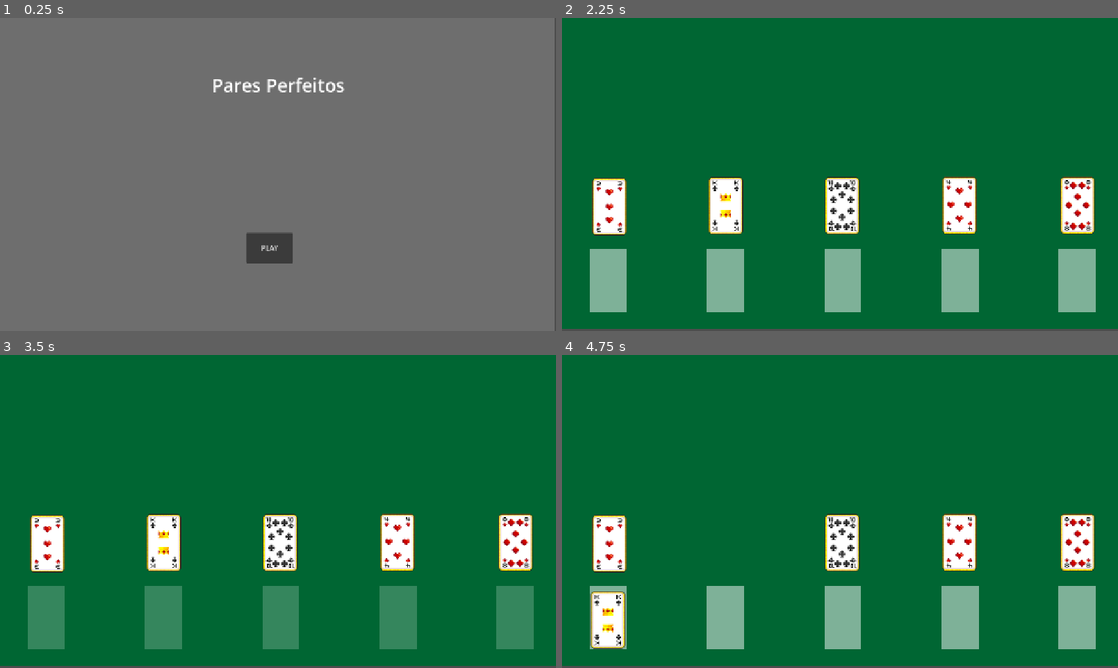
Above: before the commit, frames 1-4 (two rows, left to right).
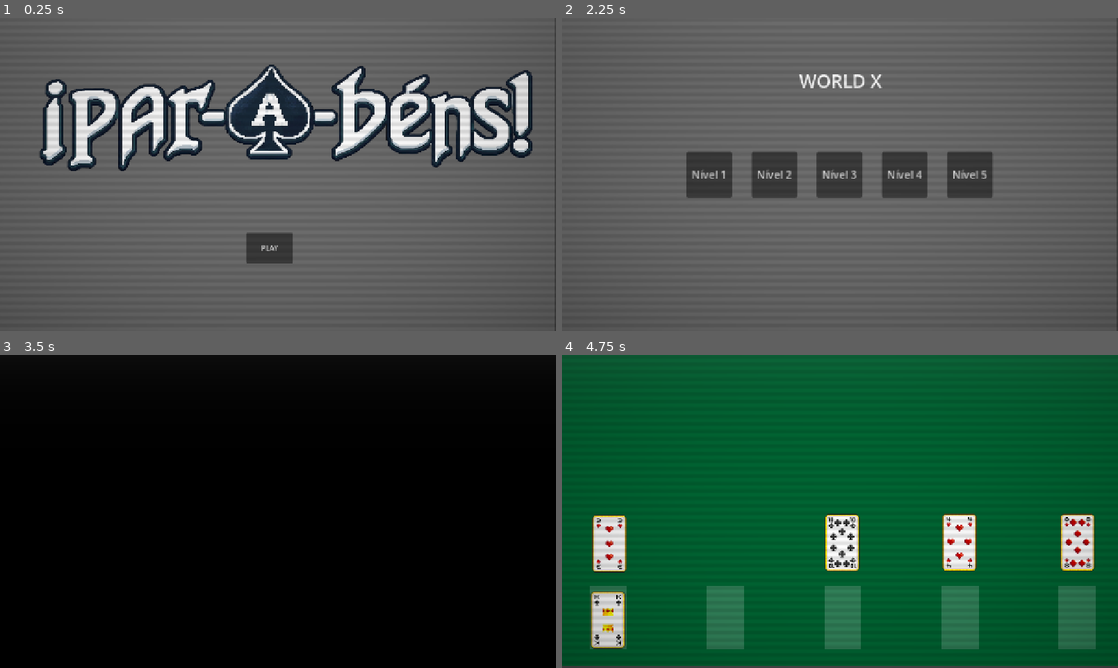
Above: after the commit, the same moments.

Repository: garc1a04/pares-perfeito
Game: Godot game, scene res://root.tscn
Two runs of this game, one before a commit and one after it. Both use one fixed random seed, a clock stepped at 60 frames per second and the inputs below.
Inputs (mouse positions are in pixels of both pictures, inside the frame that each line leads up to):
- Up to frame 1 (0.25 s): no input
- Up to frame 2 (2.25 s): click "PLAY" at 0.5 s; click "Mundo 1" at 1.25 s; click "Nível 1" at 2 s
- Up to frame 3 (3.5 s): click (211, 511) at 2.75 s, where only the run after the commit has a clickable "Nível 2"
- Up to frame 4 (4.75 s): tap Enter at 3.5 s; move the mouse to (962, 495) at 3.52 s; click (962, 495) at 3.67 s; drag from (728, 527) to (606, 621) at 4.27 s

The runs differ from the first frame. In frame 1, 23% of the frame differs, in the area x 0-100%, y 0-100%; in frame 2, 99%; in frame 3, 100%; in frame 4, 11%.

Commit message:
Musica, shaders e transição

Diff:
--- /dev/null
+++ b/assets/Playing Cards Pixelart Asset Pack/Shaders/crt.gdshader
@@ -0,0 +1,28 @@
+shader_type canvas_item;
+
+uniform sampler2D screen_tex : hint_screen_texture, filter_linear_mipmap;
+
+uniform float scanline_count : hint_range(50.0, 800.0) = 160.0;
+uniform float scanline_intensity : hint_range(0.0, 1.0) = 0.25;
+uniform float vignette_intensity : hint_range(0.0, 1.0) = 0.25;
+// Faixa clara que desce pela tela (0 = desligada)
+uniform float roll_speed : hint_range(0.0, 1.0) = 0.0;
+uniform float roll_intensity : hint_range(0.0, 0.3) = 0.05;
+
+void fragment() {
+	vec4 col = texture(screen_tex, SCREEN_UV);
+
+	// linhas horizontais
+	float line = sin(SCREEN_UV.y * scanline_count * PI * 2.0) * 0.5 + 0.5;
+	col.rgb *= 1.0 - line * scanline_intensity;
+
+	// escurecimento nas bordas
+	vec2 uv = SCREEN_UV * 2.0 - 1.0;
+	col.rgb *= 1.0 - dot(uv, uv) * vignette_intensity * 0.5;
+
+	// faixa que rola (opcional)
+	float band = pow(1.0 - fract(SCREEN_UV.y - TIME * roll_speed), 8.0);
+	col.rgb += band * roll_intensity;
+
+	COLOR = col;
+}
--- /dev/null
+++ b/assets/Playing Cards Pixelart Asset Pack/Shaders/iris.gdshader
@@ -0,0 +1,13 @@
+shader_type canvas_item;
+
+uniform float radius = 2.5;              // 2.5 = tela livre, negativo = tela coberta
+uniform vec2 center = vec2(0.5, 0.5);    // centro do círculo (0 a 1)
+uniform float softness = 0.15;           // suavidade da borda
+uniform vec4 color : source_color = vec4(0.0, 0.0, 0.0, 1.0);
+
+void fragment() {
+	float aspect = SCREEN_PIXEL_SIZE.y / SCREEN_PIXEL_SIZE.x; // corrige para o círculo não virar elipse
+	vec2 d = (SCREEN_UV - center) * vec2(aspect, 1.0);
+	float a = smoothstep(radius, radius + softness, length(d));
+	COLOR = vec4(color.rgb, a * color.a);
+}
--- /dev/null
+++ b/crt_overlay.tscn
@@ -0,0 +1,23 @@
+[gd_scene load_steps=3 format=3 uid="uid://cfrwxlwgpvner"]
+
+[ext_resource type="Shader" uid="uid://cnbkc6mm1ynv2" path="res://assets/Playing Cards Pixelart Asset Pack/Shaders/crt.gdshader" id="1_cs4pe"]
+
+[sub_resource type="ShaderMaterial" id="ShaderMaterial_m5kql"]
+shader = ExtResource("1_cs4pe")
+shader_parameter/scanline_count = 240.0
+shader_parameter/scanline_intensity = 0.12
+shader_parameter/vignette_intensity = 0.25
+shader_parameter/roll_speed = 0.0
+shader_parameter/roll_intensity = 0.05
+
+[node name="CrtOverlay" type="CanvasLayer"]
+layer = 100
+
+[node name="ColorRect" type="ColorRect" parent="."]
+material = SubResource("ShaderMaterial_m5kql")
+anchors_preset = 15
+anchor_right = 1.0
+anchor_bottom = 1.0
+grow_horizontal = 2
+grow_vertical = 2
+mouse_filter = 2
--- a/index.gd
+++ b/index.gd
@@ -8,4 +8,4 @@
 
 func _on_button_button_down() -> void:
 	var path = "res://worlds.tscn"
-	Transition.scene_change(path)
+	Transition.scene_change(path, false)
--- a/index.tscn
+++ b/index.tscn
@@ -1,27 +1,29 @@
-[gd_scene format=3 uid="uid://bpa7n72ji3t6a"]
+[gd_scene load_steps=3 format=3 uid="uid://bpa7n72ji3t6a"]
 
 [ext_resource type="Script" uid="uid://bfa7rljgke44k" path="res://index.gd" id="1_356j3"]
+[ext_resource type="Texture2D" uid="uid://dysth6iny55fh" path="res://assets/images/parabens logo cortada.png" id="2_2gn6w"]
 
-[node name="Index" type="Node2D" unique_id=1160205190]
+[node name="Index" type="Node2D"]
 script = ExtResource("1_356j3")
 
-[node name="ColorRect" type="ColorRect" parent="." unique_id=434821661]
+[node name="ColorRect" type="ColorRect" parent="."]
 offset_right = 1277.0
 offset_bottom = 721.0
 color = Color(0.4313404, 0.43134022, 0.43134007, 1)
 metadata/_edit_use_anchors_ = true
 
-[node name="Label" type="Label" parent="." unique_id=1153908566]
+[node name="Label" type="Label" parent="."]
 offset_left = -2.0
 offset_right = 1285.0
 offset_bottom = 310.0
 theme_override_font_sizes/font_size = 42
-text = "Pares Perfeitos"
+text = "
+"
 horizontal_alignment = 1
 vertical_alignment = 1
 metadata/_edit_use_anchors_ = true
 
-[node name="Button" type="Button" parent="." unique_id=2090841595]
+[node name="Button" type="Button" parent="."]
 custom_minimum_size = Vector2(70, 70)
 offset_left = 567.0
 offset_top = 494.0
@@ -30,4 +32,9 @@
 text = "PLAY"
 metadata/_edit_use_anchors_ = true
 
+[node name="Logo" type="Sprite2D" parent="."]
+position = Vector2(660.5, 232.5)
+scale = Vector2(1.1101854, 0.95733327)
+texture = ExtResource("2_2gn6w")
+
 [connection signal="button_down" from="Button" to="." method="_on_button_button_down"]
--- /dev/null
+++ b/music_player.tscn
@@ -0,0 +1,8 @@
+[gd_scene load_steps=2 format=3 uid="uid://ca6fdwfabv7v5"]
+
+[ext_resource type="AudioStream" uid="uid://bf5e46ufk1vmc" path="res://assets/Playing Cards Pixelart Asset Pack/SFX/musica/musica parabens.mp3" id="1_fvyft"]
+
+[node name="AudioStreamPlayer3D" type="AudioStreamPlayer2D"]
+stream = ExtResource("1_fvyft")
+volume_db = -13.126
+autoplay = true
--- a/project.godot
+++ b/project.godot
@@ -12,11 +12,14 @@
 
 config/name="ParesPerfeitos"
 run/main_scene="uid://0qepb4dj6nan"
-config/features=PackedStringArray("4.7", "Forward Plus")
+config/features=PackedStringArray("4.5", "Forward Plus")
 
 [autoload]
 
 Transition="*uid://dxpox5kbt7k71"
+MusicPlayer="*res://music_player.tscn"
+CrtOverlay="*res://crt_overlay.tscn"
+SceneTransition="*res://scene_transition.tscn"
 
 [display]
 
--- a/root.tscn
+++ b/root.tscn
@@ -1,7 +1,7 @@
-[gd_scene format=3 uid="uid://0qepb4dj6nan"]
+[gd_scene load_steps=2 format=3 uid="uid://0qepb4dj6nan"]
 
 [ext_resource type="PackedScene" uid="uid://bpa7n72ji3t6a" path="res://index.tscn" id="1_pq8q7"]
 
-[node name="root" type="Node2D" unique_id=955316739]
+[node name="root" type="Node2D"]
 
-[node name="Index" parent="." unique_id=1160205190 instance=ExtResource("1_pq8q7")]
+[node name="Index" parent="." instance=ExtResource("1_pq8q7")]
--- /dev/null
+++ b/scene_transition.gd
@@ -0,0 +1,59 @@
+extends CanvasLayer
+
+const OPEN := 2.5     # tela livre
+const CLOSED := -0.2 # tela toda coberta
+
+@onready var iris: ColorRect = $Iris
+var _busy := false
+
+
+func _ready() -> void:
+	iris.visible = false
+	iris.mouse_filter = Control.MOUSE_FILTER_IGNORE
+	_set_radius(OPEN)
+
+
+func is_busy() -> bool:
+	return _busy
+
+
+func _set_radius(r: float) -> void:
+	(iris.material as ShaderMaterial).set_shader_parameter("radius", r)
+
+
+func _set_center(c: Vector2) -> void:
+	(iris.material as ShaderMaterial).set_shader_parameter("center", c)
+
+
+# Fecha o iris, executa a ação (trocar de cena, etc.) e reabre
+func transition(on_covered: Callable, duration := 1.3, open_duration := 1.7) -> void:
+	if _busy:
+		return
+	_busy = true
+
+	# o círculo fecha em direção ao ponto clicado
+	var vp := get_viewport()
+	_set_center(vp.get_mouse_position() / vp.get_visible_rect().size)
+	iris.visible = true
+	iris.mouse_filter = Control.MOUSE_FILTER_STOP  # bloqueia cliques durante a transição
+
+	var close_tween := create_tween()
+	close_tween.tween_method(_set_radius, OPEN, CLOSED, duration) \
+		.set_trans(Tween.TRANS_SINE).set_ease(Tween.EASE_IN_OUT)
+	await close_tween.finished
+
+	on_covered.call()
+	# a troca de cena só acontece no fim do frame, então espera dois
+	await get_tree().process_frame
+	await get_tree().process_frame
+
+	# a nova fase abre a partir do centro
+	_set_center(Vector2(0.5, 0.5))
+	var open_tween := create_tween()
+	open_tween.tween_method(_set_radius, CLOSED, OPEN, open_duration) \
+		.set_trans(Tween.TRANS_SINE).set_ease(Tween.EASE_IN_OUT)
+	await open_tween.finished
+
+	iris.visible = false
+	iris.mouse_filter = Control.MOUSE_FILTER_IGNORE
+	_busy = false
--- /dev/null
+++ b/scene_transition.tscn
@@ -0,0 +1,24 @@
+[gd_scene load_steps=4 format=3 uid="uid://c0j4c2i3loiqo"]
+
+[ext_resource type="Script" uid="uid://clas82ql8b0jr" path="res://scene_transition.gd" id="1_64r8d"]
+[ext_resource type="Shader" uid="uid://ca726jy1j6c54" path="res://assets/Playing Cards Pixelart Asset Pack/Shaders/iris.gdshader" id="2_o2ocf"]
+
+[sub_resource type="ShaderMaterial" id="ShaderMaterial_x52mg"]
+shader = ExtResource("2_o2ocf")
+shader_parameter/radius = 2.5
+shader_parameter/center = Vector2(0.5, 0.5)
+shader_parameter/softness = 0.02
+shader_parameter/color = Color(0, 0, 0, 1)
+
+[node name="SceneTransition" type="CanvasLayer"]
+layer = 90
+script = ExtResource("1_64r8d")
+
+[node name="Iris" type="ColorRect" parent="."]
+material = SubResource("ShaderMaterial_x52mg")
+anchors_preset = 15
+anchor_right = 1.0
+anchor_bottom = 1.0
+grow_horizontal = 2
+grow_vertical = 2
+mouse_filter = 2
--- a/share/Transitions/Transition.gd
+++ b/share/Transitions/Transition.gd
@@ -4,24 +4,35 @@
 
 var path_scene: String;
 
-func change_scene_with_transition(path_name_scene: String):
-	scene_change(path_name_scene)
+func change_scene_with_transition(path_name_scene: String, use_iris := true):
+	scene_change(path_name_scene, use_iris)
 
-func scene_change(path_scene: String) -> void:
+func scene_change(path_scene: String, use_iris := true) -> void:
 	var newScene: Node = packedScene_for_Node(path_scene)
+	if newScene == null:
+		return
+	_go_to(newScene, use_iris)
 
+func scene_change_object(scene: Node, use_iris := true) -> void:
+	_go_to(scene, use_iris)
+
+func _go_to(scene: Node, use_iris: bool) -> void:
+	if not use_iris:
+		_swap_scene(scene)  # troca direta, sem animação
+		return
+	if SceneTransition.is_busy():
+		scene.queue_free()  # descarta a instância extra de um clique duplo
+		return
+	SceneTransition.transition(func(): _swap_scene(scene))
+
+# A troca em si, agora executada quando a tela está toda coberta
+func _swap_scene(scene: Node) -> void:
 	for child in rootNode.get_children():
 		if child != null and child.name != "Global" and child.name != "TransitionsScreen":
 			rootNode.remove_child(child)
 			child.queue_free()
 
-	rootNode.add_child(newScene)
-
-func scene_change_object(scene: Node) -> void:
-	for child in rootNode.get_children():
-		if child != null and child.name != "Global" and child.name != "TransitionsScreen":
-			rootNode.remove_child(child)
-			child.queue_free()
+	rootNode.add_child(scene)
 
 	rootNode.add_child(scene)
 
--- a/worlds.gd
+++ b/worlds.gd
@@ -13,4 +13,4 @@
 
 func _on_button_button_down() -> void:
 	var path = "res://levels.tscn"
-	Transition.scene_change(path)
+	Transition.scene_change(path, false)
Not shown, added: assets/Playing Cards Pixelart Asset Pack/SFX/musica/musica parabens.mp3.import
Not shown, added: assets/Playing Cards Pixelart Asset Pack/Shaders/crt.gdshader.uid
Not shown, added: assets/Playing Cards Pixelart Asset Pack/Shaders/iris.gdshader.uid
Binary file added: assets/images/parabens logo cortada.png
Not shown, added: assets/images/parabens logo cortada.png.import
Not shown, added: scene_transition.gd.uid
Not shown, changed: README.md
Not shown, added: assets/Playing Cards Pixelart Asset Pack/SFX/musica/musica parabens.mp3
